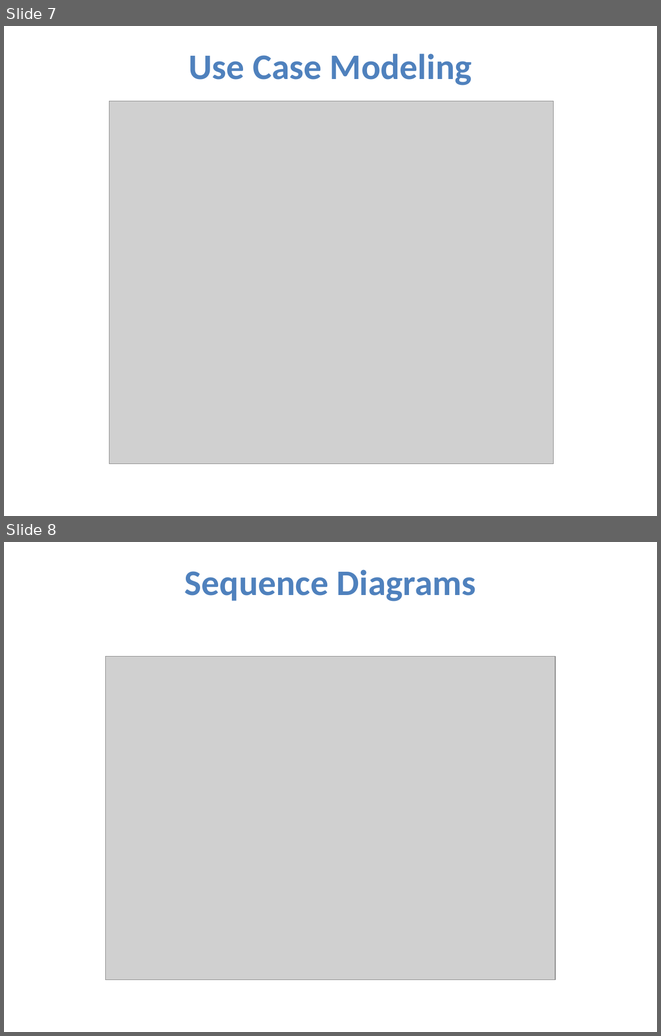
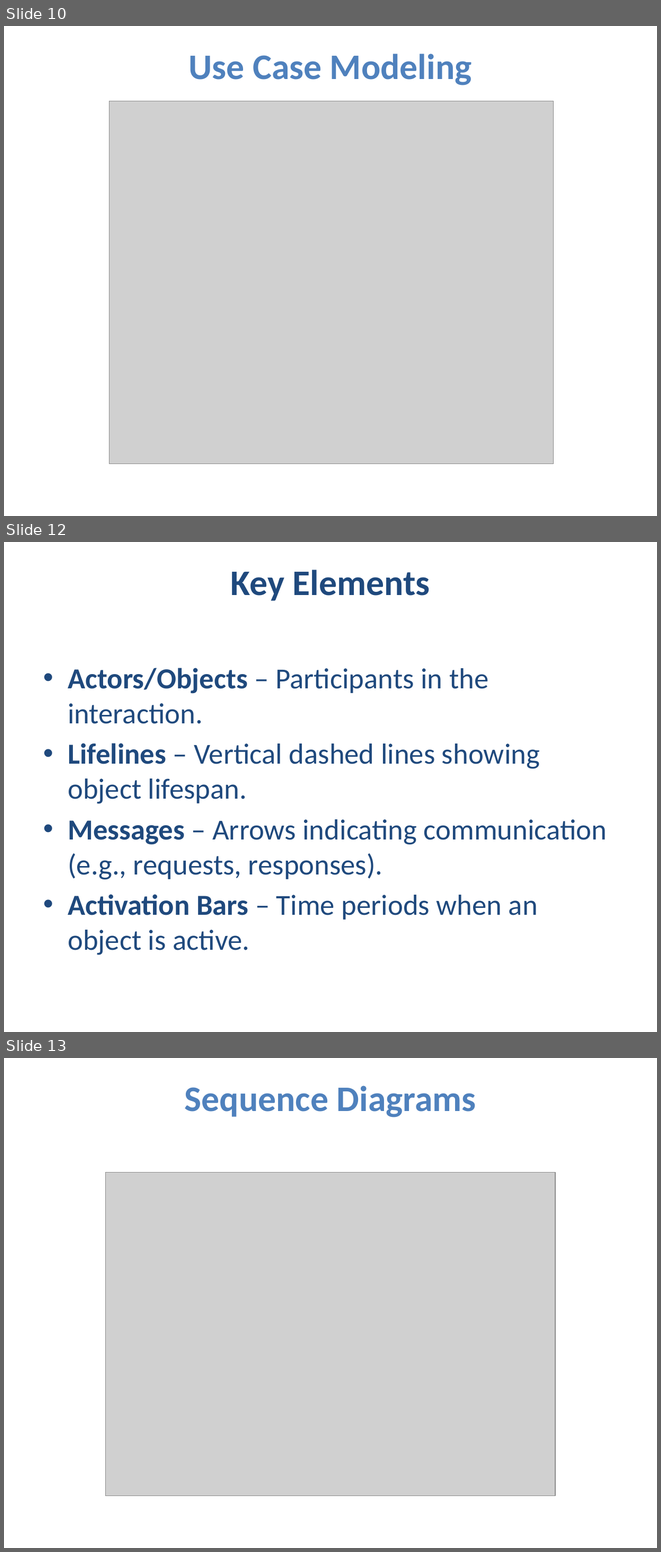
Before and after one commit to KedijaAnsha/software-tools, a slide deck: Wache-Market.pptx. Shown one above the other, each under a label of ours: slides 7 and 8 before the commit, slides 10, 12 and 13 after it; the slides between them are not shown. The pictures are 661x1036 and 661x1552 pixels, drawn with LibreOffice and Linux fonts; fonts in the diff are those of the drawing; grey boxes stand for pictures. Boxes give left, top, right and bottom in pixels: in the first picture for what was removed or moved away, otherwise in the second. Text is boxed around its words. In the diff, an @@ line names an element or a change of style, - is before the commit and + after.

```diff
--- a/Wache-Market.pptx
+++ b/Wache-Market.pptx
@@ slide 12 added at (4, 542, 657, 1032), background #FFFFFF @@
@@ title added at (231, 570, 430, 601), 39.6 pt, text #1F497D, bold @@
+Key Elements
@@ text added at (68, 668, 607, 955), 32 pt, text #1F497D @@
+• Actors/Objects – Participants in the interaction.
+• Lifelines – Vertical dashed lines showing object lifespan.
+• Messages – Arrows indicating communication (e.g., requests, responses).
+• Activation Bars – Time periods when an object is active.
@@ what was slide 7 is now slide 10 @@
@@ what was slide 8 is now slide 13 @@
```
Also in this commit, not shown: 1 slide changed, 7 other slides added.
